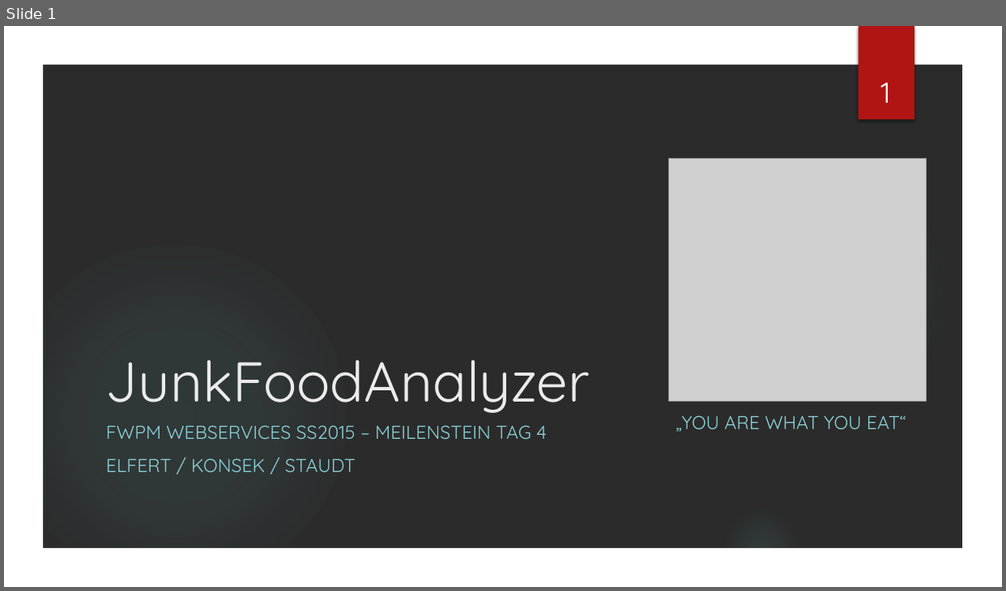
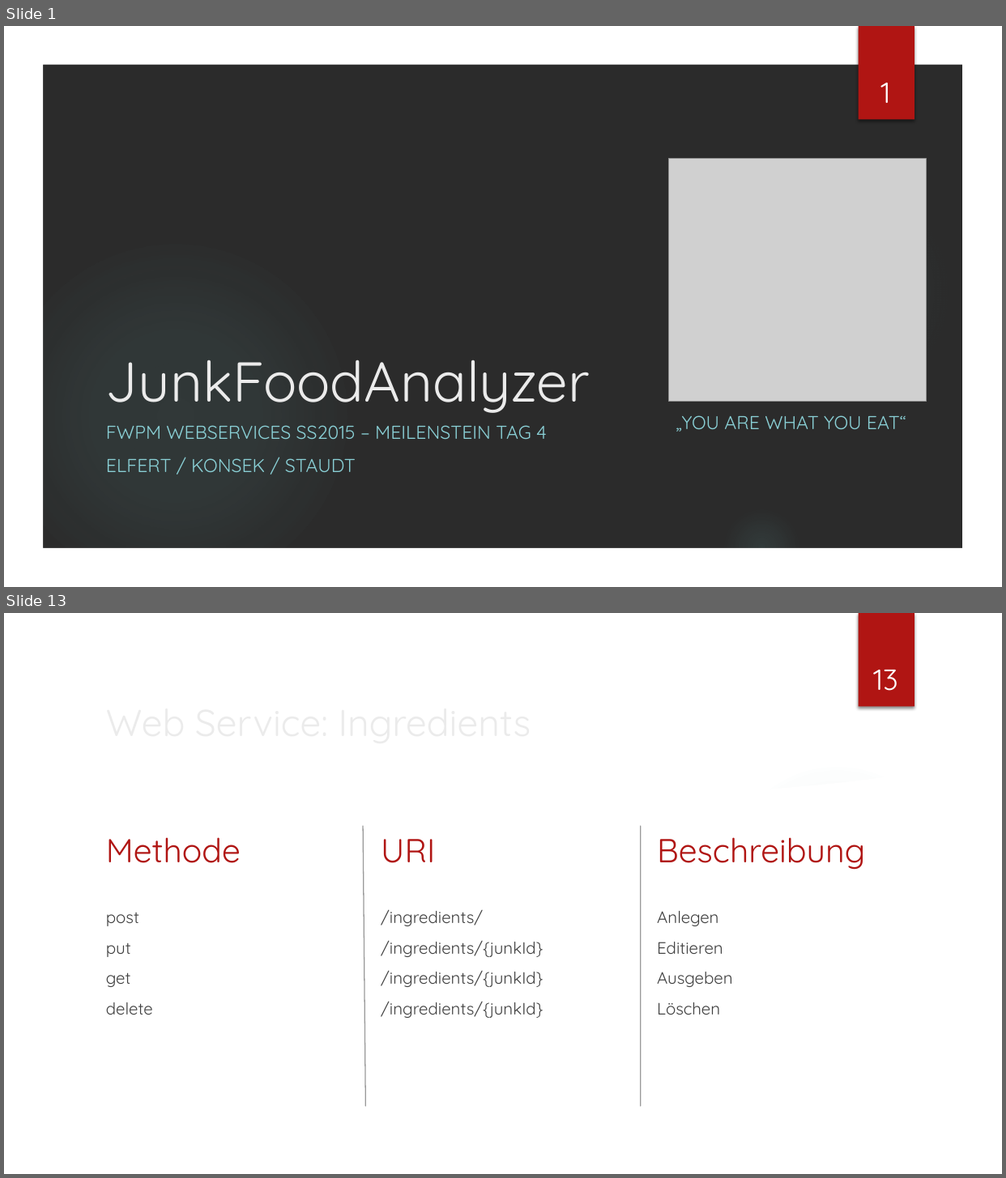
Before and after one commit to stauti/junk-food-analyzer, a slide deck: docs/Spezifikation/WS2.pptx. Shown one above the other, each under a label of ours: slide 1 before the commit, slides 1 and 13 after it; the slides between them are not shown. The pictures are 1006x591 and 1006x1178 pixels, drawn with LibreOffice and Linux fonts; fonts in the diff are those of the drawing; grey boxes stand for pictures; background and template pictures are left out; a plain dark background stands for a picture behind light text. Boxes give left, top, right and bottom in pixels: in the first picture for what was removed or moved away, otherwise in the second. Text is boxed around its words. In the diff, an @@ line names an element or a change of style, - is before the commit and + after.

```diff
--- a/docs/Spezifikation/WS2.pptx
+++ b/docs/Spezifikation/WS2.pptx
@@ slide 13 added at (4, 613, 1002, 1174), background picture (left out); not listed: 5 template elements that a slide beside it also shows @@
@@ page number added at (873, 670, 898, 691), 28 pt, text #FFFFFF @@
+13
@@ freeform shape added at (698, 738, 971, 820), fill #FFFFFF at 20% opacity @@
@@ freeform shape added at (41, 766, 965, 1137), fill #FFFFFF @@
@@ line added from (364, 826) to (365, 1106), #000000 1 pt @@
@@ line added from (641, 826) to (641, 1106), #000000 1 pt @@
@@ text added at (106, 837, 241, 863), 32 pt, text #B01513 @@
+Methode
@@ text added at (381, 839, 435, 863), 32 pt, text #B01513 @@
+URI
@@ text added at (657, 837, 865, 870), 32 pt, text #B01513 @@
+Beschreibung
@@ text added at (106, 913, 153, 1015), 16 pt, text #404040 @@
+post
+put
+get
+delete
@@ title added at (381, 909, 483, 926), 36 pt, text #EBEBEB @@
+Web Service: Ingredients
@@ text added at (657, 911, 732, 1015), 16 pt, text #404040 @@
+Anlegen
+Editieren
+Ausgeben
+Löschen
@@ text added at (381, 940, 543, 1018), 16 pt, text #404040 @@
+/ingredients/
+/ingredients/{junkId}
+/ingredients/{junkId}
+/ingredients/{junkId}
```
Also in this commit, not shown: 6 slides changed, 6 other slides added, 1 other file.
